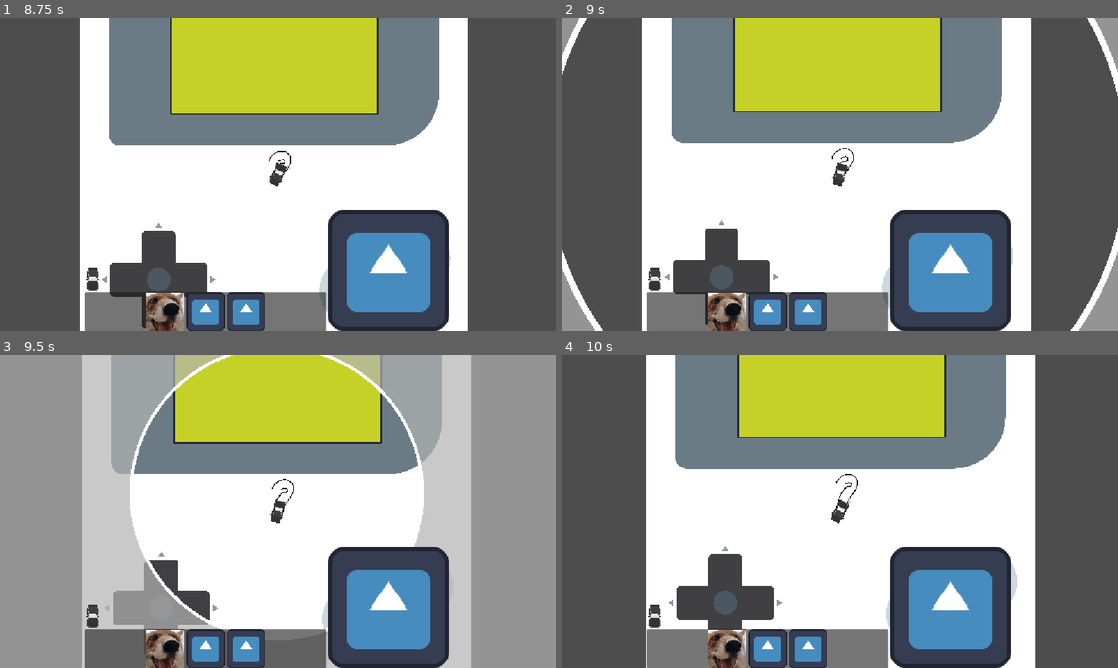
Above: before the commit, frames 1-4 (two rows, left to right).
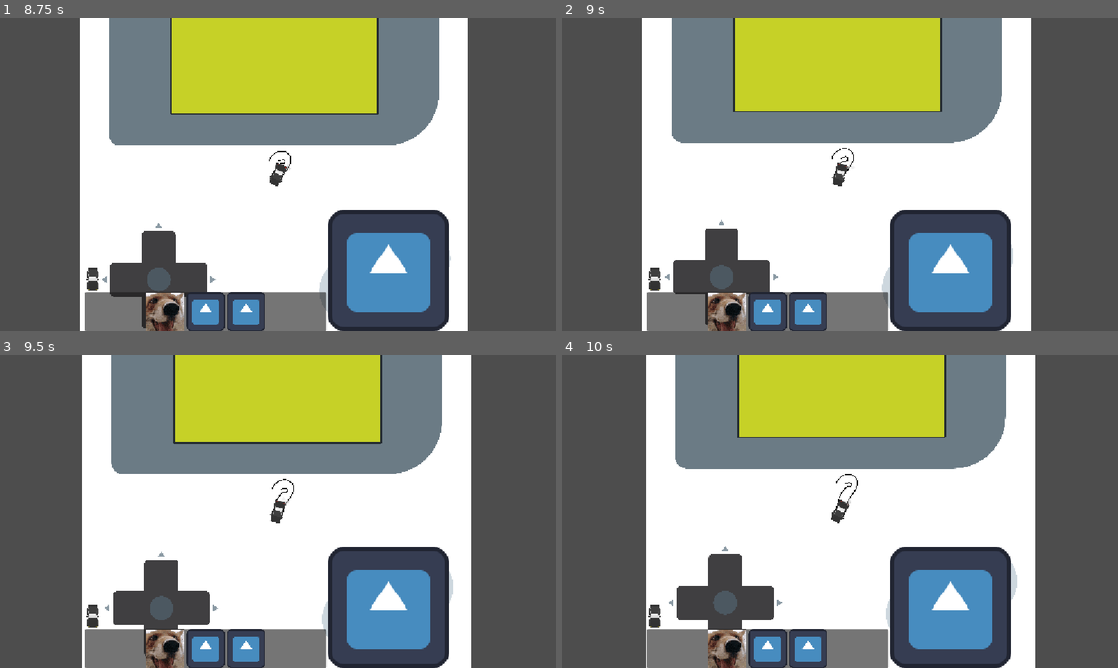
Above: after the commit, the same moments.

Repository: DBorgKiwami/game-jam-2
Game: Godot game, scene res://levels/testlevel.tscn
The game is run twice, just before and just after one commit, with the same random seed, the same clock (stepped at 60 frames per second) and the same inputs. The engine's default icon, where the game draws it, is replaced by a stand-in: a white triangle on a blue panel in a dark square.
Inputs (mouse positions are in pixels of both pictures, inside the frame that each line leads up to):
- Up to frame 1 (8.75 s): click (166, 312) at 0.5 s; click (205, 312) at 1.25 s; click (244, 312) at 2 s; click "Press me 10 times to win" at 2.75 s; click (94, 277) at 3.5 s; tap Enter at 4.25 s; move the mouse to (400, 158) at 4.27 s; hold Right (turn_right) 4.28-5.03 s; hold Up (gas_pedal) 4.28-5.03 s; move the mouse to (166, 190) at 5.02 s; hold Space (brakes) 5.03-5.78 s; click (166, 190) at 5.1 s; move the mouse to (333, 105) at 5.77 s; hold Up (gas_pedal) 5.78-6.53 s; hold Right (turn_right) 5.78-7.28 s; move the mouse to (250, 237) at 6.52 s; click (250, 237) at 6.6 s; move the mouse to (444, 221) at 7.27 s; hold Up (gas_pedal) 7.28-8.03 s; hold Left (turn_left) from 7.28 s (still down); move the mouse to (111, 127) at 8.02 s; click (111, 127) at 8.1 s
- Up to frame 2 (9 s): move the mouse to (867, 174) at 8.77 s; release Left (turn_left) at 8.78 s; hold Space (brakes) from 8.78 s (still down); hold Up (gas_pedal) from 8.78 s (still down)
- Up to frame 3 (9.5 s): keep holding Space (brakes); keep holding Up (gas_pedal)
- Up to frame 4 (10 s): move the mouse to (756, 433) at 9.52 s; release Space (brakes) at 9.53 s; release Up (gas_pedal) at 9.53 s; hold Right (turn_right) from 9.53 s (still down); click (756, 433) at 9.6 s

Frame 1 is identical in both runs. In frame 2, 3.0% of the frame differs, in the area x 0-100%, y 0-100%; in frame 3, 51%; in frame 4, nothing differs.

Commit message:
Resizing

Diff:
--- a/storm/storm.tscn
+++ b/storm/storm.tscn
@@ -9,15 +9,15 @@
 
 [sub_resource type="ShaderMaterial" id="ShaderMaterial_2jc1j"]
 shader = ExtResource("2_uhs3t")
-shader_parameter/circle_size = 0.0450000021375
-shader_parameter/border_size = 0.046000002185
+shader_parameter/circle_size = 0.0050000002375
+shader_parameter/border_size = 0.006000000285
 shader_parameter/ratio_width = 1.0
 shader_parameter/ratio_height = 1.0
 
 [sub_resource type="ShaderMaterial" id="ShaderMaterial_uhs3t"]
 shader = ExtResource("4_4s1ki")
-shader_parameter/circle_size = 0.0450000021375
-shader_parameter/border_size = 0.046000002185
+shader_parameter/circle_size = 0.0050000002375
+shader_parameter/border_size = 0.006000000285
 shader_parameter/ratio_width = 1.0
 shader_parameter/ratio_height = 1.0
 
@@ -25,7 +25,7 @@
 z_index = 10
 scale = Vector2(2000, 2000)
 script = ExtResource("1_77wy8")
-shrinkSpeed = 200.0
+shrinkSpeed = 0.0
 
 [node name="CollisionShape2D" type="CollisionShape2D" parent="." unique_id=760887716]
 shape = SubResource("CircleShape2D_x1v4d")
@@ -34,13 +34,13 @@
 [node name="Storm Border" type="Sprite2D" parent="." unique_id=663391082]
 texture_filter = 2
 material = SubResource("ShaderMaterial_2jc1j")
-scale = Vector2(0.432, 0.432)
+scale = Vector2(4, 4)
 texture = ExtResource("3_uhs3t")
 
 [node name="Storm Effect" type="Sprite2D" parent="." unique_id=2094402353]
 texture_filter = 2
 material = SubResource("ShaderMaterial_uhs3t")
-scale = Vector2(0.432, 0.432)
+scale = Vector2(4, 4)
 texture = ExtResource("3_uhs3t")
 
 [connection signal="body_entered" from="." to="." method="_on_body_entered"]
